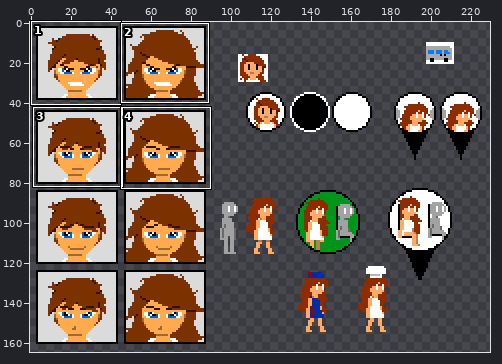
File history of a pixel-art file, Assets/_IMG/MyNameIsBunnyBunny.ase. The picture above shows the old version from afar; the outline marks the close-up.
Close-up. As it was:
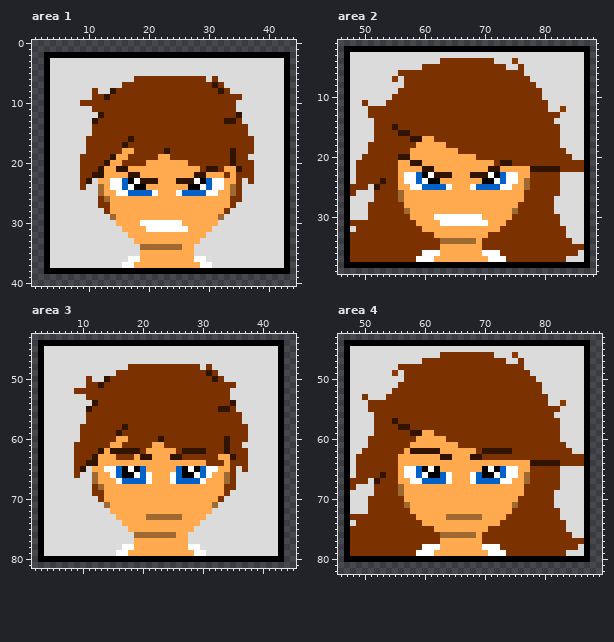
256x256 pixels, 1 frame. Shown: area 1: x 1..44, y 0..40; area 2: x 46..88, y 1..39; area 3: x 2..45, y 43..81; area 4: x 46..89, y 43..82. The wide view leaves out empty margins. The commit also changed other parts of the picture, which this record leaves out.
The result:
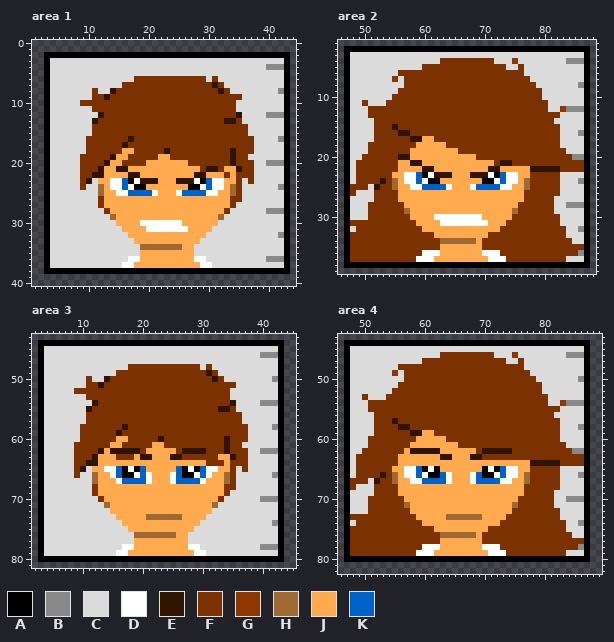
Palette (. is transparent): A #000000  B #898989  C #dbdbdb  D #ffffff  E #311400  F #7b3100  G #8d3800  H #9f6a31  J #ffaa4f  K #0061c9
Change:
Changed rows in their new state; - is an unchanged pixel.
Area 1:
first column x 40:
 4 BBB
first column x 42:
 8 B
first column x 40:
12 BBB
first column x 42:
16 B
first column x 40:
20 BBB
first column x 13:
24 -----------------------------B
26 J-----------------------------
27 J-----------------------------
28 ---------------------------BBB
first column x 42:
32 B
first column x 40:
36 BBB
Area 2:
first column x 84:
 4 BBB
first column x 86:
 8 B
first column x 84:
12 BBB
first column x 86:
16 B
first column x 55:
20 ------------------------------BB
23 J-------------------------------
24 H------------------------------B
25 H-------------------------------
26 -J------------------------------
27 -J------------------------------
28 -----------------------------BBB
first column x 86:
32 B
first column x 86:
36 B
Area 3:
first column x 40:
46 BBB
first column x 42:
50 B
first column x 40:
54 BBB
first column x 42:
58 B
first column x 40:
62 BBB
first column x 13:
66 -----------------------------B
68 J-----------------------------
69 J-----------------------------
70 ---------------------------BBB
first column x 42:
74 B
first column x 40:
78 BBB
Area 4:
first column x 84:
46 BBB
first column x 86:
50 B
first column x 84:
54 BBB
first column x 86:
58 B
first column x 55:
62 ------------------------------BB
65 J-------------------------------
66 H------------------------------B
67 H-------------------------------
68 -J------------------------------
69 -J------------------------------
70 -----------------------------BBB
first column x 86:
74 B
first column x 86:
78 B
